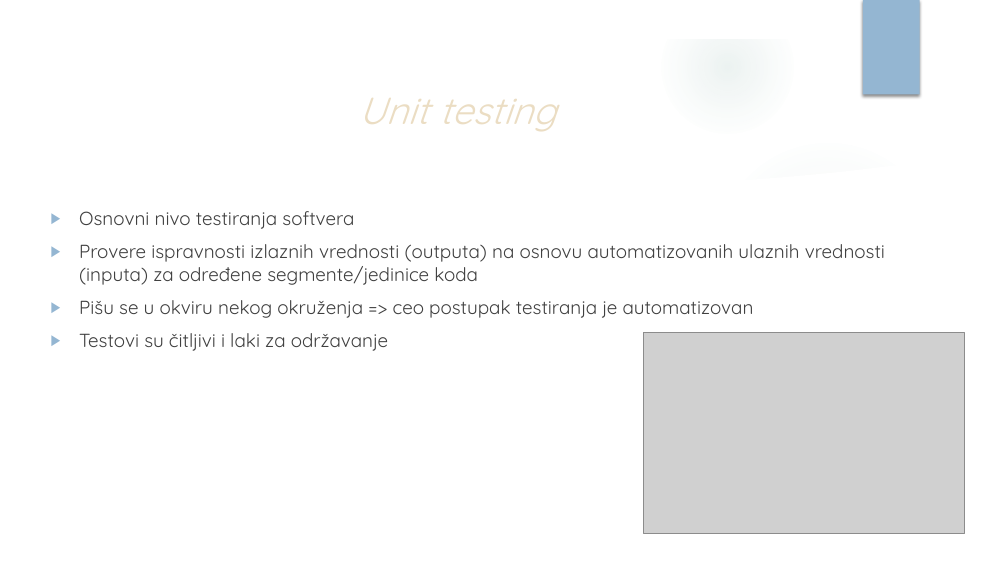
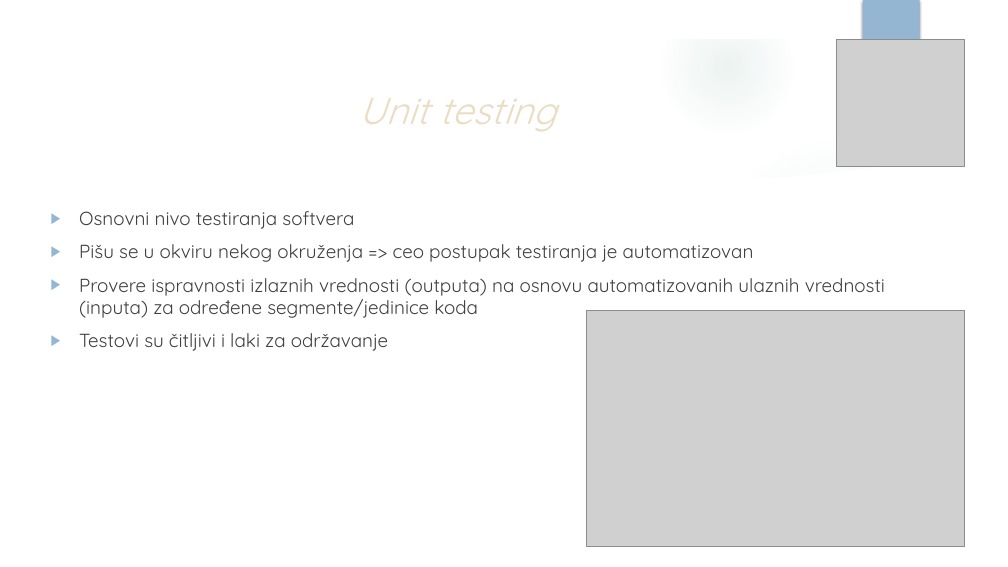
Before and after one commit to vhristov97/Prezentacija, a slide deck: slide 7 of UnitTestingFrameworks_VH_JN.pptx. Drawn at 1008x567 pixels with LibreOffice and Linux fonts; fonts in the diff are those of the drawing; grey boxes stand for pictures; background and template pictures are left out. Boxes give left, top, right and bottom in pixels: in the first picture for what was removed or moved away, otherwise in the second. Text is boxed around its words. In the diff, an @@ line names an element or a change of style, - is before the commit and + after.

Commit message:
Prezentacija: Unit testing

```diff
--- a/UnitTestingFrameworks_VH_JN.pptx
+++ b/UnitTestingFrameworks_VH_JN.pptx
@@ picture added at (836, 39, 964, 167) @@
@@ picture added at (856, 39, 932, 122) @@
@@ text at (79, 244, 754, 262): paragraph added @@
+▶ Pišu se u okviru nekog okruženja => ceo postupak testiranja je automatizovan
@@ text at (79, 300, 754, 318): paragraph removed @@
-▶ Pišu se u okviru nekog okruženja => ceo postupak testiranja je automatizovan
@@ picture: place and size @@
-picture at (644, 333, 965, 534)
+picture at (587, 311, 965, 547)
```
Also in this commit, not shown: 3 other slides changed, 1 slide added.
